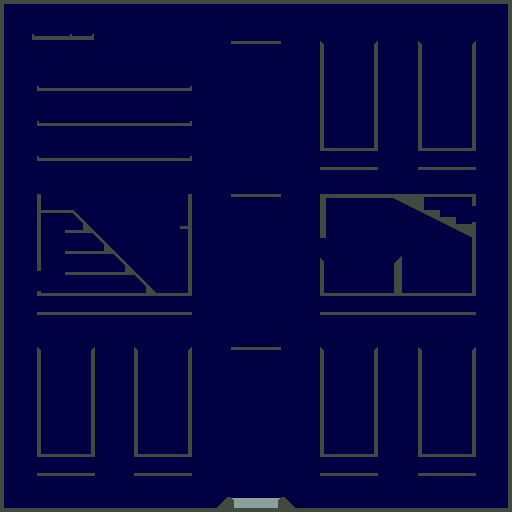
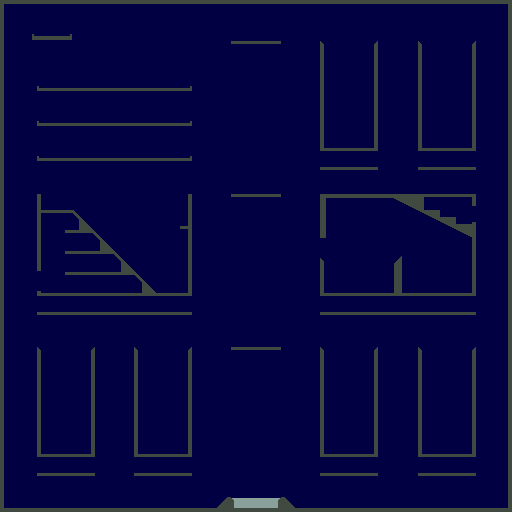
Revision of a layered 512 × 512 image; what changed, layer by layer:
painted on "departure" over [72,34,94,40]
painted on "RVAT" over [79,220,146,293]
